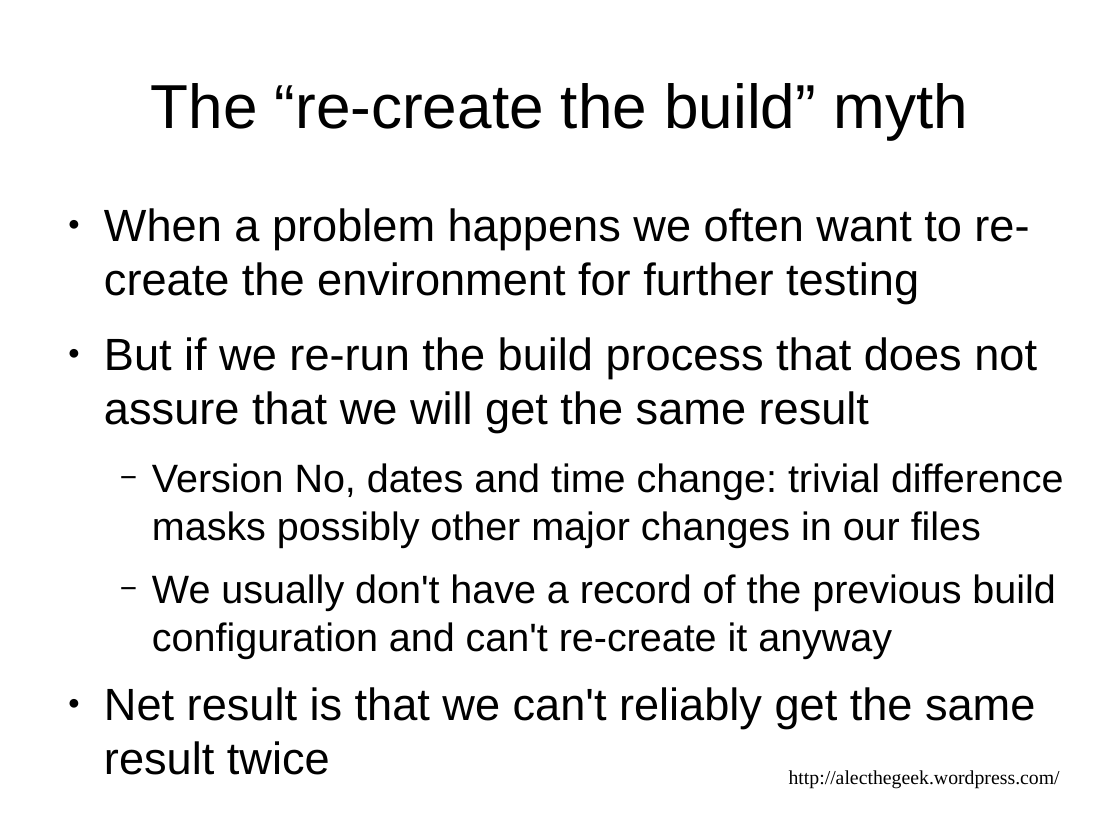
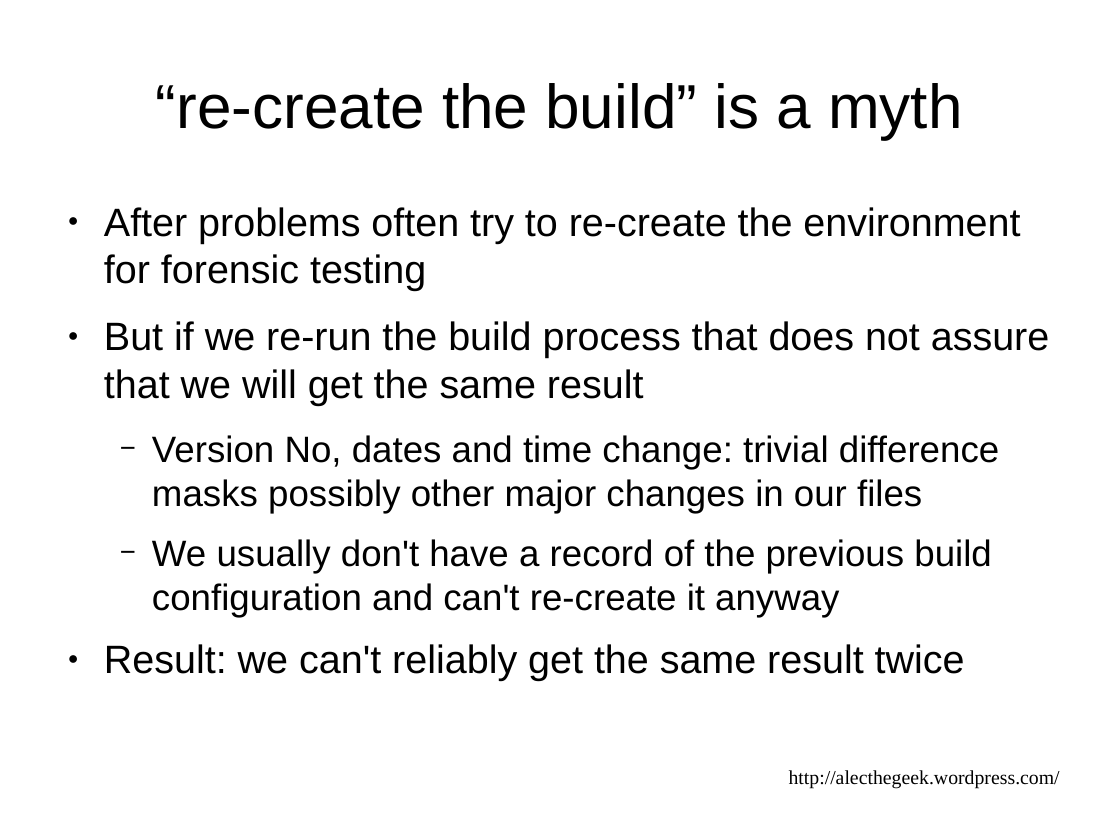
Before and after one commit to alecthegeek/gitbuilding, a slide deck: slide 10 of DevOpsDownUnderPresentation.odp (slide 11 before the commit). Drawn at 1120x840 pixels with LibreOffice and Linux fonts; fonts in the diff are those of the drawing. Boxes give left, top, right and bottom in pixels: in the first picture for what was removed or moved away, otherwise in the second. Text is boxed around its words. In the diff, an @@ line names an element or a change of style, - is before the commit and + after.

Commit message:
Changes after review by Rookie

```diff
--- a/DevOpsDownUnderPresentation.odp
+++ b/DevOpsDownUnderPresentation.odp
@@ title at box(156, 83, 962, 139): text changed @@
-The “re-create the build” myth
+“re-create the build” is a myth
@@ text at box(104, 207, 1020, 291): text changed; size 32 to 28 pt @@
-● When a problem happens we often want to re-create the environment for further testing
+● After problems often try to re-create the environment for forensic testing
@@ text at box(104, 321, 1049, 618): size 32 to 28 pt in "But if we re-run the build process ..."; size 28 to 26 pt in "Version No, dates and time change: trivial ...", "We usually don't have a record of ..." @@
@@ text at box(104, 644, 965, 681): text changed; size 32 to 28 pt @@
-● Net result is that we can't reliably get the same result twice
+● Result: we can't reliably get the same result twice
```
Also in this commit, not shown: 15 other slides changed, 2 slides removed.
